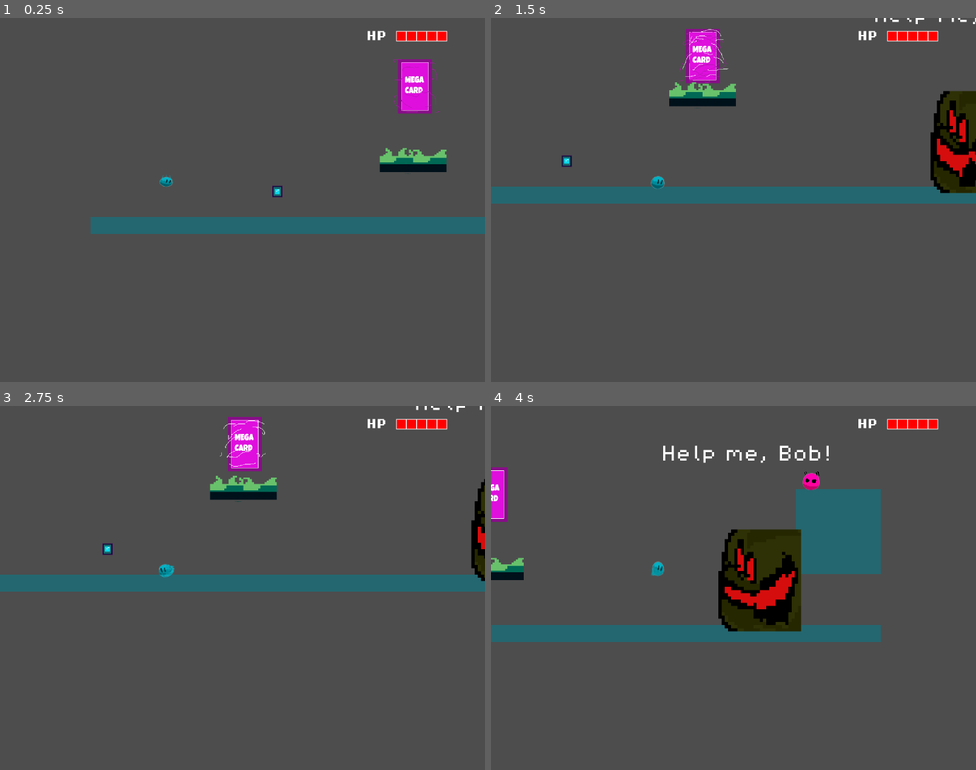
Above: before the commit, frames 1-4 (two rows, left to right).
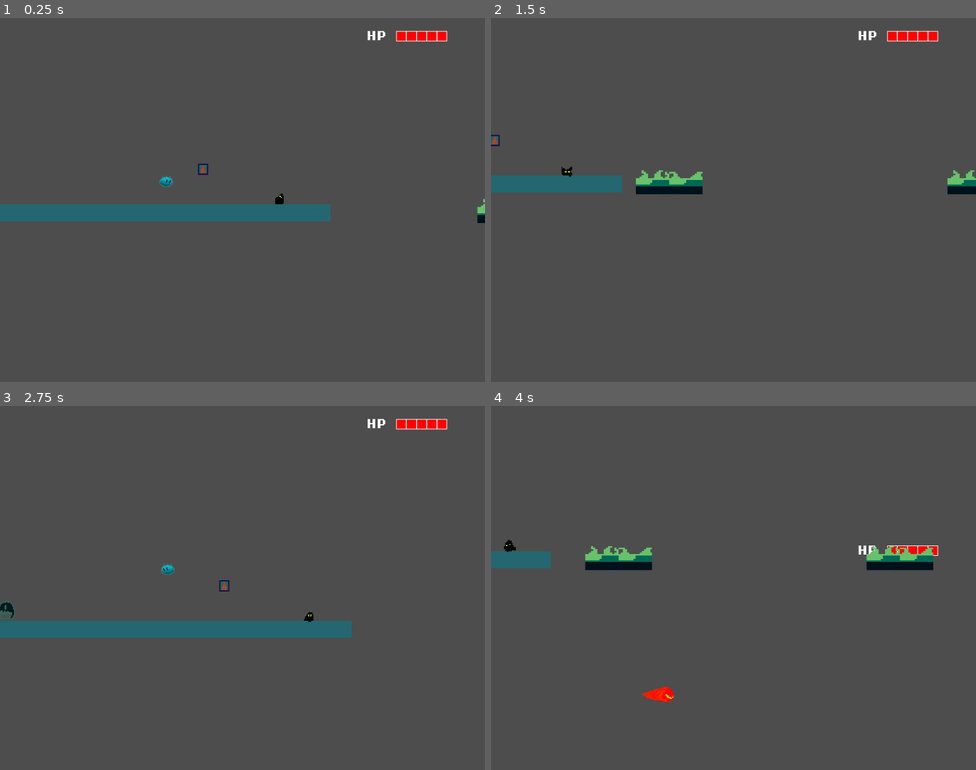
Above: after the commit, the same moments.

Repository: floriancaro/Jame-Gam-June-2024
Game: Godot game, scene res://scenes/main.tscn
Two runs of this game, one before a commit and one after it. Both use one fixed random seed, a clock stepped at 60 frames per second and the inputs below.
Inputs:
- Up to frame 1 (0.25 s): no input
- Up to frame 2 (1.5 s): hold M (ability) 0.53-1.28 s; hold D (move_right) from 0.53 s (still down); tap Space (jump) at 0.77 s; tap M (ability) at 1.35 s
- Up to frame 3 (2.75 s): tap Space (jump) at 1.52 s; release D (move_right) at 2.03 s; hold A (move_left) from 2.03 s (still down); hold M (ability) from 2.03 s (still down)
- Up to frame 4 (4 s): release A (move_left) at 2.78 s; release M (ability) at 2.78 s; hold D (move_right) from 2.78 s (still down); tap M (ability) at 2.85 s; tap Space (jump) at 3.02, 3.77 s; hold M (ability) from 3.53 s (still down)

The runs differ from the first frame. In frame 1, 7.9% of the frame differs, in the area x 0-100%, y 11-60%; in frame 2, 9.9%; in frame 3, 11%; in frame 4, 16%, in the area x 0-93%, y 3-82%.

Commit message:
Sound anti bob/bob

Diff:
--- /dev/null
+++ b/scenes/MEGACAARD/megacard.tscn
@@ -0,0 +1,48 @@
+[gd_scene load_steps=7 format=3 uid="uid://bxvgnnyfudlkq"]
+
+[ext_resource type="Texture2D" uid="uid://cmekri3fjvca6" path="res://assets/sprites/MEGACARD.png" id="1_vodpl"]
+
+[sub_resource type="AtlasTexture" id="AtlasTexture_knp4a"]
+atlas = ExtResource("1_vodpl")
+region = Rect2(0, 0, 116, 160)
+
+[sub_resource type="AtlasTexture" id="AtlasTexture_plwie"]
+atlas = ExtResource("1_vodpl")
+region = Rect2(116, 0, 116, 160)
+
+[sub_resource type="AtlasTexture" id="AtlasTexture_ucvny"]
+atlas = ExtResource("1_vodpl")
+region = Rect2(232, 0, 116, 160)
+
+[sub_resource type="AtlasTexture" id="AtlasTexture_kk7hr"]
+atlas = ExtResource("1_vodpl")
+region = Rect2(348, 0, 116, 160)
+
+[sub_resource type="SpriteFrames" id="SpriteFrames_wjsls"]
+animations = [{
+"frames": [{
+"duration": 1.0,
+"texture": SubResource("AtlasTexture_knp4a")
+}, {
+"duration": 1.0,
+"texture": SubResource("AtlasTexture_plwie")
+}, {
+"duration": 1.0,
+"texture": SubResource("AtlasTexture_ucvny")
+}, {
+"duration": 1.0,
+"texture": SubResource("AtlasTexture_kk7hr")
+}],
+"loop": true,
+"name": &"Mega card",
+"speed": 5.0
+}]
+
+[node name="Megacard" type="Node2D"]
+
+[node name="AnimatedSprite2D" type="AnimatedSprite2D" parent="."]
+position = Vector2(30.438, 133.5)
+scale = Vector2(1.534, 1.534)
+sprite_frames = SubResource("SpriteFrames_wjsls")
+animation = &"Mega card"
+frame_progress = 0.254131
--- a/scenes/enemies/anti_bob.tscn
+++ b/scenes/enemies/anti_bob.tscn
@@ -1,9 +1,11 @@
-[gd_scene load_steps=29 format=3 uid="uid://oxvhlxt5dqof"]
+[gd_scene load_steps=31 format=3 uid="uid://oxvhlxt5dqof"]
 
 [ext_resource type="Script" path="res://scripts/anti_bob.gd" id="1_1ywdo"]
 [ext_resource type="Texture2D" uid="uid://cvd1dk52xa66n" path="res://assets/sprites/anti_bob_1.png" id="1_r65bs"]
 [ext_resource type="Texture2D" uid="uid://8vdvm7e364ms" path="res://assets/sprites/anti_bob_spin.png" id="2_wuupa"]
 [ext_resource type="Texture2D" uid="uid://b4lx27xpcey2j" path="res://assets/sprites/anti_bob_2.png" id="3_nee3i"]
+[ext_resource type="AudioStream" uid="uid://dsb8h8m33cd5g" path="res://assets/audio/sfx/spin.wav" id="5_10rii"]
+[ext_resource type="AudioStream" uid="uid://bw0x78oqqx5ju" path="res://assets/audio/sfx/swing.mp3" id="6_t4bkg"]
 
 [sub_resource type="AtlasTexture" id="AtlasTexture_feesp"]
 atlas = ExtResource("1_r65bs")
@@ -224,6 +226,12 @@
 [node name="RayCast2D" type="RayCast2D" parent="."]
 target_position = Vector2(-75, 50)
 
+[node name="AudioCirclespin" type="AudioStreamPlayer2D" parent="."]
+stream = ExtResource("5_10rii")
+
+[node name="AudioSimple" type="AudioStreamPlayer2D" parent="."]
+stream = ExtResource("6_t4bkg")
+
 [connection signal="body_entered" from="." to="." method="_on_body_entered"]
 [connection signal="animation_finished" from="AnimatedSprite2D" to="." method="_on_animated_sprite_2d_animation_finished"]
 [connection signal="timeout" from="KillTimer" to="." method="_on_kill_timer_timeout"]
--- a/scenes/main.tscn
+++ b/scenes/main.tscn
@@ -333,7 +333,7 @@
 
 [node name="Player" parent="." instance=ExtResource("2_2ciu8")]
 unique_name_in_owner = true
-position = Vector2(968, -65)
+position = Vector2(326, -53)
 SPEED = 200.0
 SPEED_DASH = 300.0
 TELEPORT_DIST = 80.0
--- a/scripts/anti_bob.gd
+++ b/scripts/anti_bob.gd
@@ -7,6 +7,9 @@
 @onready var collision_spin = $CollisionShapeSpin
 @onready var kill_timer = $KillTimer
 @onready var raycast = $RayCast2D
+@onready var audio_circlespin = $AudioCirclespin
+@onready var audio_simple = $AudioSimple
+
 
 @export var SPEED = 100
 @export var direction = -1
@@ -66,17 +69,21 @@
 	var random_int = rng.randi_range(0, 10)
 	# spin attack
 	if random_int < 5:
+		audio_simple.play()
 		animated_sprite.play("attack_simple")
 		collision_idle.set_deferred("disabled", true)
 		collision_simple.set_deferred("disabled", false)
 	# spin attack
 	elif random_int < 9:
+		audio_simple.play()
 		animated_sprite.play("attack_side")
+
 		collision_idle.set_deferred("disabled", true)
 		collision_side.set_deferred("disabled", false)
 	# spin attack
 	else:
 		animated_sprite.play("attack_spin")
+		audio_circlespin.play()
 		collision_idle.set_deferred("disabled", true)
 		collision_spin.set_deferred("disabled", false)
 
Not shown, added: assets/audio/sfx/spin.wav.import
Not shown, added: assets/audio/sfx/swing.mp3.import
Not shown: 1 places in scenes/main.tscn that only renumber resources
Not shown, changed: assets/audio/sfx/sound_1.wav
Not shown, added: assets/audio/sfx/spin.wav
Not shown, added: assets/audio/sfx/swing.mp3
